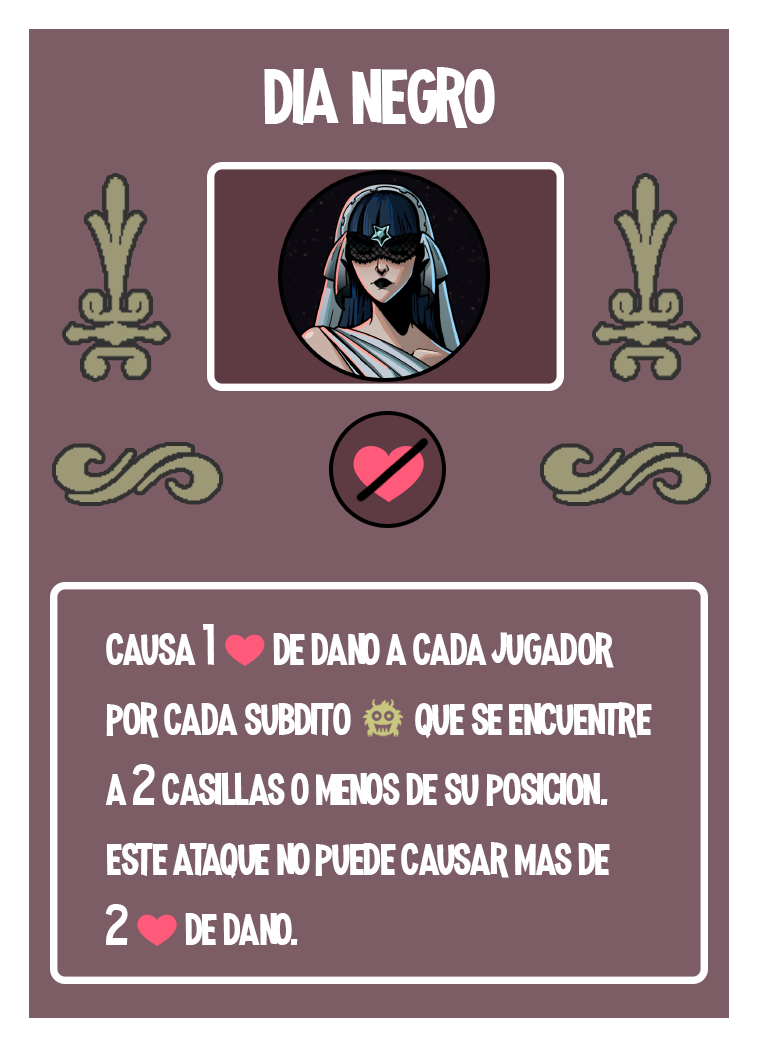
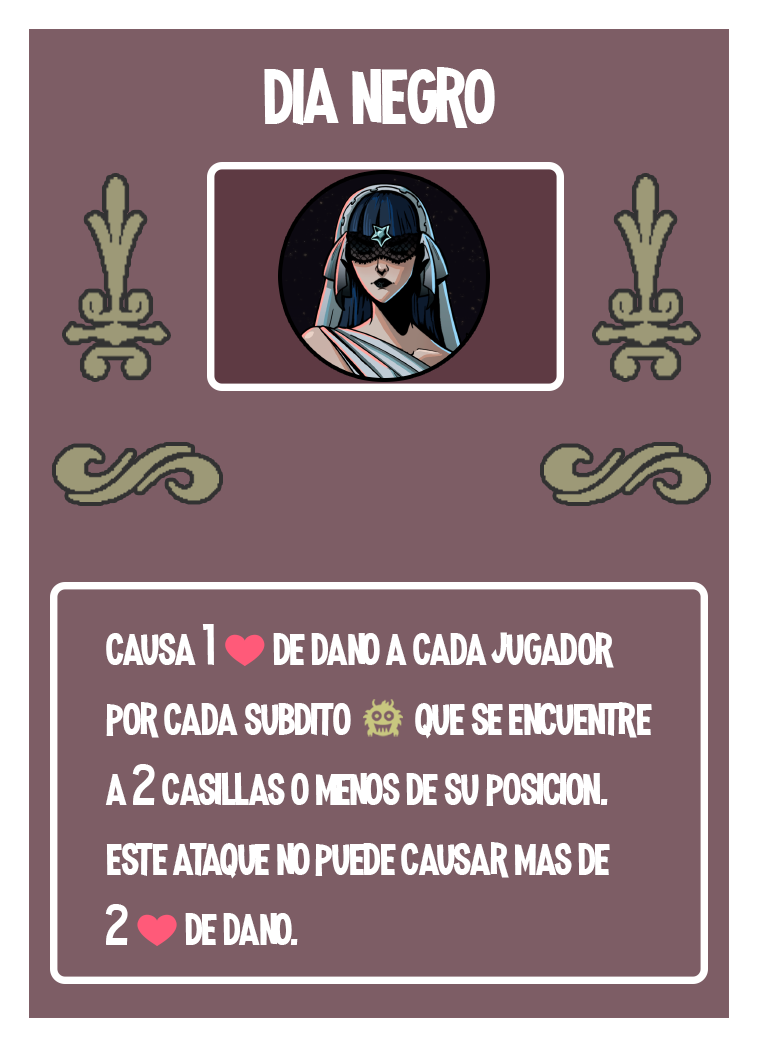
Layered file, before and after one edit (758px x 1047px). Changes by layer:
removed layer "Capa 5" from group "Roundabout Card" over left=353, top=436, right=430, bottom=503
removed layer "Elipse 1 copia" from group "PLANTILLA_SIN_CUADRICULA" over left=333, top=415, right=442, bottom=524